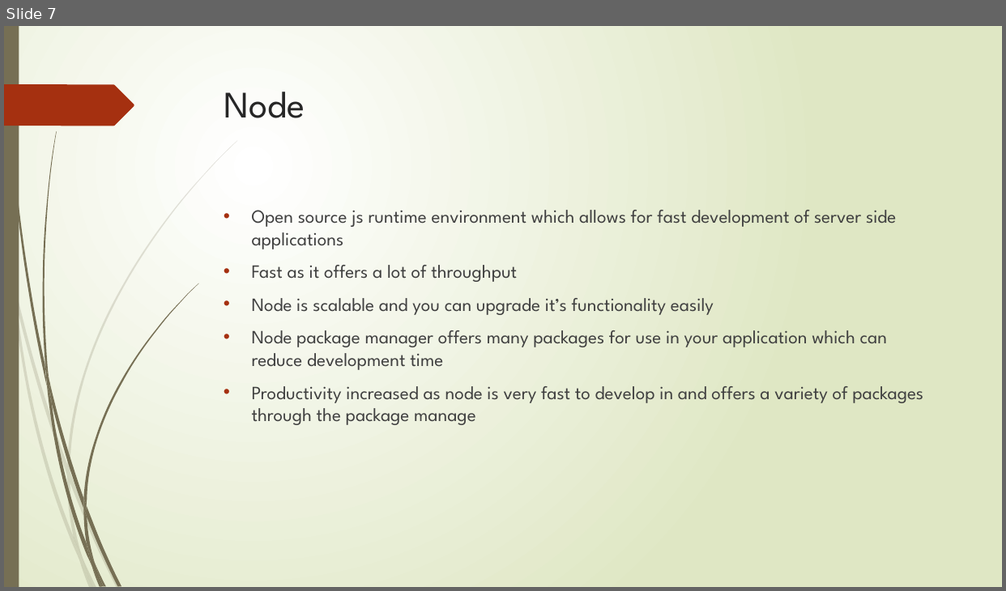
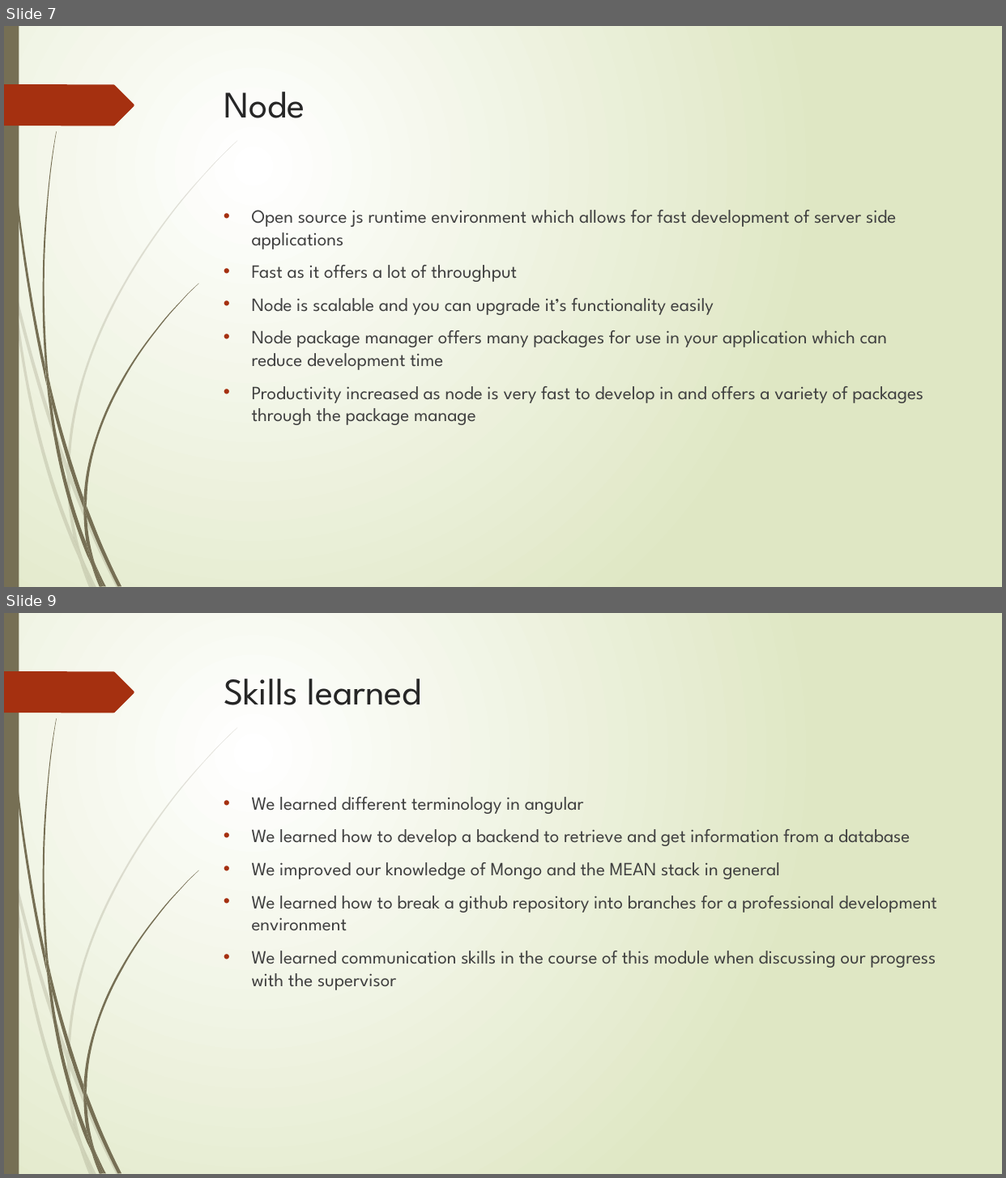
Before and after one commit to Ultan-Kearns/eCommerceApp, a slide deck: Presentation IT Professional.pptx. Shown one above the other, each under a label of ours: slide 7 before the commit, slides 7 and 9 after it; the slides between them are not shown. The pictures are 1006x591 and 1006x1178 pixels, drawn with LibreOffice and Linux fonts; fonts in the diff are those of the drawing. Boxes give left, top, right and bottom in pixels: in the first picture for what was removed or moved away, otherwise in the second. Text is boxed around its words. In the diff, an @@ line names an element or a change of style, - is before the commit and + after.

Commit message:
What we learned section of presentation
Finished the what we learned section of the project.

```diff
--- a/Presentation IT Professional.pptx
+++ b/Presentation IT Professional.pptx
@@ slide 9 added at box(4, 613, 1002, 1174), background gradient #FFFFFF to #DFE8C4; not listed: 24 template elements that a slide beside it also shows @@
@@ title added at box(224, 679, 422, 705), 36 pt, text #262626 @@
+Skills learned
@@ text added at box(252, 797, 937, 990), 18 pt, text #404040 @@
+• We learned different terminology in angular
+• We learned how to develop a backend to retrieve and get information from a database
+• We improved our knowledge of Mongo and the MEAN stack in general
+• We learned how to break a github repository into branches for a professional development environment
+• We learned communication skills in the course of this module when discussing our progress with the supervisor
```
Also in this commit, not shown: 3 other slides added.
